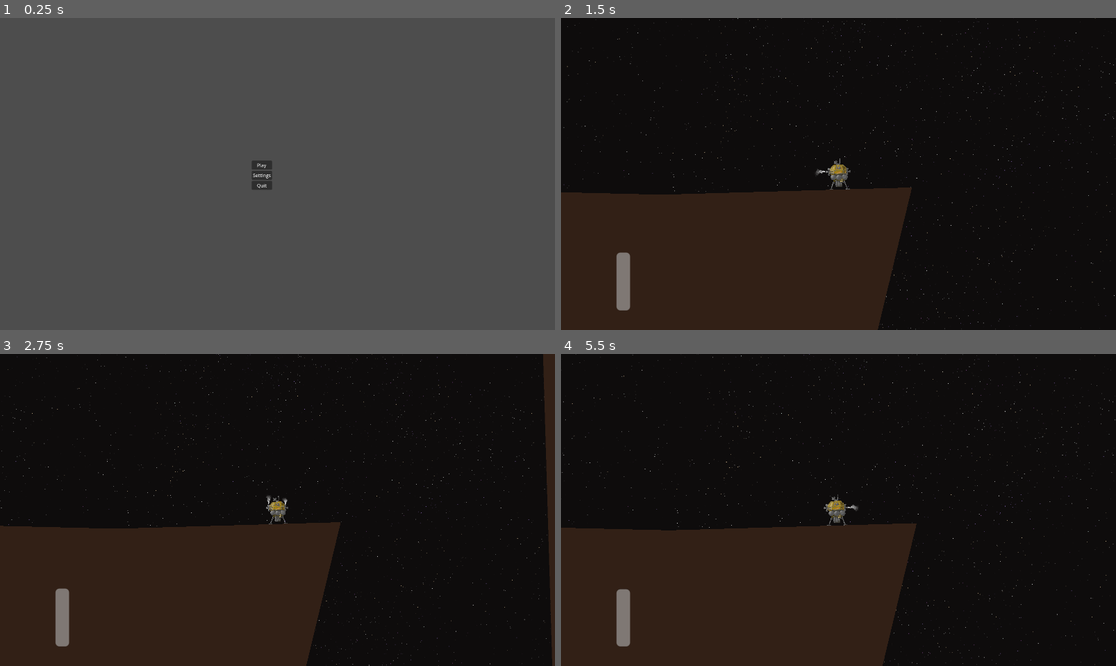
Above: before the commit, frames 1-4 (two rows, left to right).
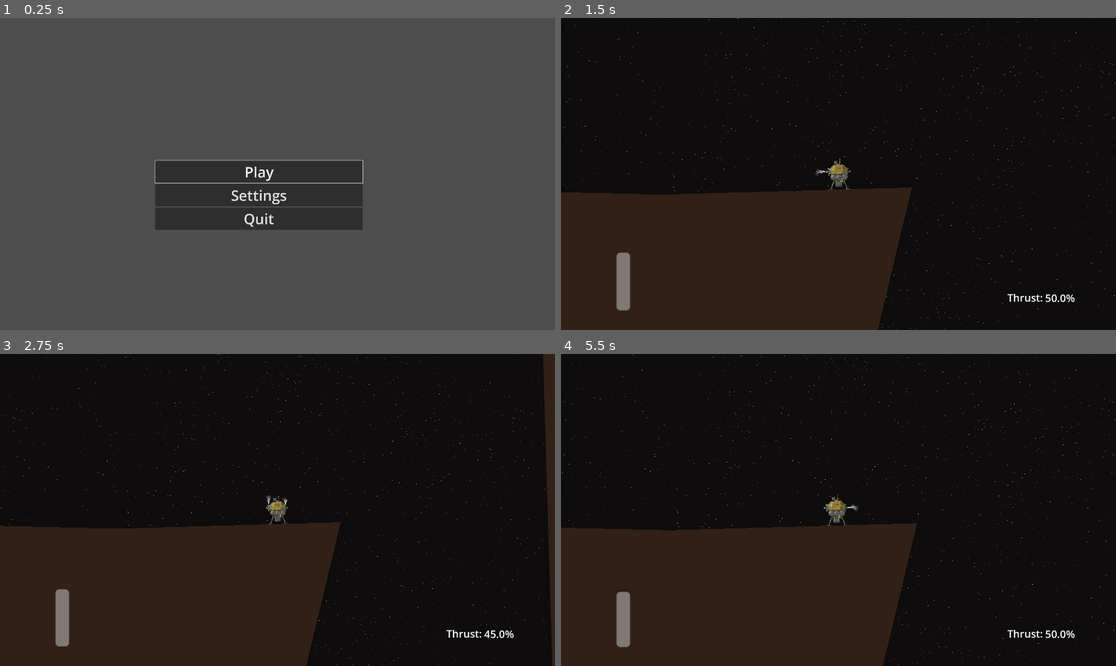
Above: after the commit, the same moments.

Repository: konradius-gitus/konrads-godot-projects
Game: Godot game, scene res://scenes/main_menu.tscn
Same seed, same stepped clock (60 frames per second), same inputs: the game is played once before the commit and once after it.
Inputs (mouse positions are in pixels of both pictures, inside the frame that each line leads up to):
- Up to frame 1 (0.25 s): no input
- Up to frame 2 (1.5 s): click "Play" at 0.5 s; move the mouse to (960, 158) at 1.27 s; hold D (move_right) from 1.28 s (still down); hold Shift (shift) from 1.28 s (still down)
- Up to frame 3 (2.75 s): tap Mouse wheel down (wheel_down) at 1.55, 2.1 s; move the mouse to (166, 525) at 2.02 s; release D (move_right) at 2.03 s; release Shift (shift) at 2.03 s; hold S (move_down) from 2.03 s (still down); tap Mouse wheel up (wheel_up) at 2.3 s
- Up to frame 4 (5.5 s): tap Enter at 2.75 s; move the mouse to (894, 441) at 2.77 s; release S (move_down) at 2.78 s; hold D (move_right) 2.78-3.53 s; hold Shift (shift) 2.78-3.53 s; tap Mouse wheel up (wheel_up) at 2.85, 4.55, 5.1 s; move the mouse to (810, 572) at 3.52 s; hold W (move_up) 3.53-4.28 s; tap Shift (shift) at 3.6, 5.3 s; tap Mouse wheel down (wheel_down) at 3.8, 4.35 s; tap Space (thrust) at 4.25 s; move the mouse to (1005, 556) at 4.27 s; hold A (move_left) from 4.28 s (still down); move the mouse to (672, 463) at 5.02 s

The runs differ from the first frame. In frame 1, 7.8% of the frame differs, in the area x 27-66%, y 45-68%; in frame 2, 0.2%; in frame 3, 0.2%; in frame 4, 0.4%.

Commit message:
ui and collision fix

Diff:
--- a/game_idk/project.godot
+++ b/game_idk/project.godot
@@ -18,11 +18,6 @@
 run/main_scene="uid://cdanrmb3njyum"
 config/features=PackedStringArray("4.6", "Forward Plus")
 config/icon="res://icon.svg"
-
-[autoload]
-
-Player="res://scripts/player.gd"
-ParticleController="res://scripts/particle_controller.gd"
 
 [display]
 
--- a/game_idk/scenes/main_menu.tscn
+++ b/game_idk/scenes/main_menu.tscn
@@ -17,22 +17,26 @@
 
 [node name="MarginContainer" type="MarginContainer" parent="." unique_id=1081374620]
 layout_mode = 0
-offset_right = 70.0
-offset_bottom = 101.0
+offset_left = -334.0
+offset_right = 384.0
+offset_bottom = 119.0
 
 [node name="VBoxContainer" type="VBoxContainer" parent="MarginContainer" unique_id=1541353778]
 layout_mode = 2
 
 [node name="play-button" type="Button" parent="MarginContainer/VBoxContainer" unique_id=1051837405]
 layout_mode = 2
+theme_override_font_sizes/font_size = 50
 text = "Play"
 
 [node name="settings_button" type="Button" parent="MarginContainer/VBoxContainer" unique_id=1224261269]
 layout_mode = 2
+theme_override_font_sizes/font_size = 50
 text = "Settings"
 
 [node name="quit_button" type="Button" parent="MarginContainer/VBoxContainer" unique_id=380218390]
 layout_mode = 2
+theme_override_font_sizes/font_size = 50
 text = "Quit"
 
 [connection signal="pressed" from="MarginContainer/VBoxContainer/play-button" to="." method="_on_playbutton_pressed"]
--- a/game_idk/scenes/world.tscn
+++ b/game_idk/scenes/world.tscn
@@ -8,6 +8,7 @@
 [ext_resource type="PackedScene" uid="uid://bbpe7h3cor8yw" path="res://scenes/pause.tscn" id="5_qfnet"]
 [ext_resource type="PackedScene" uid="uid://ie7gbjqa4fy6" path="res://scenes/death_screen.tscn" id="7_i7141"]
 [ext_resource type="Script" uid="uid://cht6tsxy2lx3d" path="res://scenes/progress_bar.gd" id="8_4mrxx"]
+[ext_resource type="Script" uid="uid://b5yqw310mdtwk" path="res://scripts/thrust_gauge.gd" id="9_7r4gi"]
 
 [sub_resource type="PhysicsMaterial" id="PhysicsMaterial_qfnet"]
 friction = 0.7
@@ -25,6 +26,15 @@
 
 [sub_resource type="GradientTexture1D" id="GradientTexture1D_4wyf3"]
 gradient = SubResource("Gradient_rwgxs")
+
+[sub_resource type="Gradient" id="Gradient_7r4gi"]
+offsets = PackedFloat32Array(0.28125, 0.97836536)
+colors = PackedColorArray(0, 0, 0, 0, 0.41960785, 0.043137256, 0.0627451, 0.8117647)
+
+[sub_resource type="GradientTexture2D" id="GradientTexture2D_w7kh3"]
+gradient = SubResource("Gradient_7r4gi")
+fill = 1
+fill_from = Vector2(0.5017361, 0.5017361)
 
 [node name="World" type="Node2D" unique_id=1723786056]
 light_mask = 2
@@ -44,6 +54,9 @@
 position = Vector2(2588, -2361)
 gravity_scale = 0.35
 inertia = 0.0
+speed_limit = 521
+thrust_constant = 1000
+fuel_tank_max = 2000
 
 [node name="terrain" type="StaticBody2D" parent="." unique_id=297748094]
 physics_material_override = SubResource("PhysicsMaterial_qfnet")
@@ -71,6 +84,14 @@
 script = ExtResource("5_71j4m")
 
 [node name="CanvasLayer" type="CanvasLayer" parent="." unique_id=1328869375]
+
+[node name="speed_warning" type="TextureRect" parent="CanvasLayer" unique_id=864513662]
+visible = false
+offset_left = -2.0
+offset_top = 3.0
+offset_right = 1921.0
+offset_bottom = 1074.0
+texture = SubResource("GradientTexture2D_w7kh3")
 
 [node name="Death_Screen" parent="CanvasLayer" unique_id=1138505558 instance=ExtResource("7_i7141")]
 visible = false
@@ -102,4 +123,22 @@
 show_percentage = false
 script = ExtResource("8_4mrxx")
 
+[node name="thrust_gauge" type="Label" parent="CanvasLayer" unique_id=373695537]
+offset_left = 1675.0
+offset_top = 944.0
+offset_right = 1768.0
+offset_bottom = 994.0
+theme_override_font_sizes/font_size = 36
+text = "100%"
+script = ExtResource("9_7r4gi")
+
+[node name="Thrust_label" type="Label" parent="CanvasLayer" unique_id=255129774]
+offset_left = 1544.0
+offset_top = 943.0
+offset_right = 1667.0
+offset_bottom = 993.0
+theme_override_font_sizes/font_size = 36
+text = "Thrust:"
+
 [connection signal="tank_changed" from="Player" to="CanvasLayer/ProgressBar" method="_on_player_tank_changed"]
+[connection signal="thrust_changed" from="Player" to="CanvasLayer/thrust_gauge" method="_on_player_thrust_changed"]
--- a/game_idk/scripts/main_menu.gd
+++ b/game_idk/scripts/main_menu.gd
@@ -3,7 +3,7 @@
 
 # Called when the node enters the scene tree for the first time.
 func _ready() -> void:
-	pass # Replace with function body.
+	$"MarginContainer/VBoxContainer/play-button".grab_focus()
 
 
 # Called every frame. 'delta' is the elapsed time since the previous frame.
--- a/game_idk/scripts/player.gd
+++ b/game_idk/scripts/player.gd
@@ -2,89 +2,108 @@
 
 @export var speed = 400.0
 @export var speed_limit = 500
-var thrust: float = 400.0
+@export var thrust_constant = 600
+var thrust = 50
 
-
-var fuel_tank_max = 500
-var fuel_tank = 500
+@export var fuel_tank_max = 1000
+var fuel_tank
 
 signal player_died
 signal tank_empty
 signal tank_changed(new_value: float)
+signal thrust_changed(new_value: float)
+
+var last_velocity := Vector2.ZERO
+
 
 func _ready():
-	fuel_tank= 500
+	fuel_tank= fuel_tank_max
+	thrust = 50
 
 
 func _physics_process(delta):
 
+	if linear_velocity.length() >= speed_limit:
+		get_node("../CanvasLayer/speed_warning").show()
+	else:
+		get_node("../CanvasLayer/speed_warning").hide()
+
 	if fuel_tank > 0:
+		ship_thrust()
+	else:
+		tank_empty.emit()
+
+	last_velocity = linear_velocity
 
 
+
+
+func ship_thrust():
+
 		#calculate throttle
-		if Input.is_action_just_pressed("wheel_up") and thrust<800 and Input.is_action_pressed("shift"):
-			pass
-		else:
-			thrust += 20
+		if Input.is_action_just_pressed("wheel_up") and thrust<100:
+			change_thrust(5)
 
-		if Input.is_action_just_pressed("wheel_down") and thrust>0 and Input.is_action_pressed("shift"):
-			pass
-		else:
-			thrust -= 20
+		if Input.is_action_just_pressed("wheel_down") and thrust>0:
+			change_thrust(-5)
 
 
 		#calculate rotation
 		if Input.is_action_pressed("rotate_left"):
-			#angular_velocity += 0.003
+
 			apply_torque(-3000)
+			change_fuel(-0.12,true)
 
 		if Input.is_action_pressed("rotate_right"):
-			#angular_velocity -= 0.003
+
 			apply_torque(3000)
+			change_fuel(-0.12,true)
+
+		#calculate movement
+		if Input.is_action_pressed("thrust"):
+
+			apply_central_force((thrust/100) * thrust_constant *  Vector2.from_angle(deg_to_rad(rotation_degrees -90)))
+			change_fuel(-1,false)
+
+		if Input.is_action_pressed("move_left"):
+
+			apply_central_force(speed*  Vector2(-1, 0))
+			change_fuel(-0.2,true)
+
+		if Input.is_action_pressed("move_right"):
+
+			apply_central_force(speed*  Vector2(1, 0))
+			change_fuel(-0.2,true)
+
+		if Input.is_action_pressed("move_up"):
+
+			apply_central_force(speed*  Vector2(0, -1))
+			change_fuel(-0.2,true)
+
+		if Input.is_action_pressed("move_down"):
+
+			apply_central_force(speed*  Vector2(0, 1))
+			change_fuel(-0.2,true)
 
 
 
-		#calculate movement
-		if Input.is_action_pressed("thrust"):
-			#velocity += pointer * delta * thrust
-			apply_central_force(thrust*  Vector2.from_angle(deg_to_rad(rotation_degrees -90)))
-			change_fuel(-1)
-
-		if Input.is_action_pressed("move_left"):
-			#velocity.x += -speed * delta
-			apply_central_force(speed*  Vector2(-1, 0))
-
-		if Input.is_action_pressed("move_right"):
-			#velocity.x += speed * delta
-			apply_central_force(speed*  Vector2(1, 0))
-
-		if Input.is_action_pressed("move_up"):
-			#velocity.y += -speed * delta
-			apply_central_force(speed*  Vector2(0, -1))
-
-		if Input.is_action_pressed("move_down"):
-			#velocity.y += speed * delta
-			apply_central_force(speed*  Vector2(0, 1))
-	else:
-		tank_empty.emit()
-	#print(linear_velocity.length())
-
-	#velocity = get_real_velocity()
-
-
 func _on_body_entered(body: Node) -> void:
-	if linear_velocity.length() >= speed_limit:
+	if last_velocity.length() >= speed_limit:
 		die()
 		print("ouch")
 
 
-func change_fuel(change: float):
-	fuel_tank += change
+func change_fuel(change: float,rcs: bool):
+	if not rcs:
+		fuel_tank += change + change/2 * thrust/100
+	else:
+		fuel_tank += change
 	tank_changed.emit(fuel_tank)
 
+func change_thrust(change: float):
+	thrust += change
+	thrust_changed.emit(thrust)
 
-func get_tank():
-	return(fuel_tank)
 
 func die():
 	player_died.emit()
--- /dev/null
+++ b/game_idk/scripts/thrust_gauge.gd
@@ -0,0 +1,17 @@
+extends Label
+
+var percent
+
+# Called when the node enters the scene tree for the first time.
+func _ready() -> void:
+	percent = get_node("../../Player").thrust
+	text = "%.1f" % percent + "%"
+
+
+# Called every frame. 'delta' is the elapsed time since the previous frame.
+func _process(delta: float) -> void:
+	pass
+
+
+func _on_player_thrust_changed(new_value: float) -> void:
+	text = "%.1f" % new_value + "%"
Not shown, added: game_idk/scripts/thrust_gauge.gd.uid
